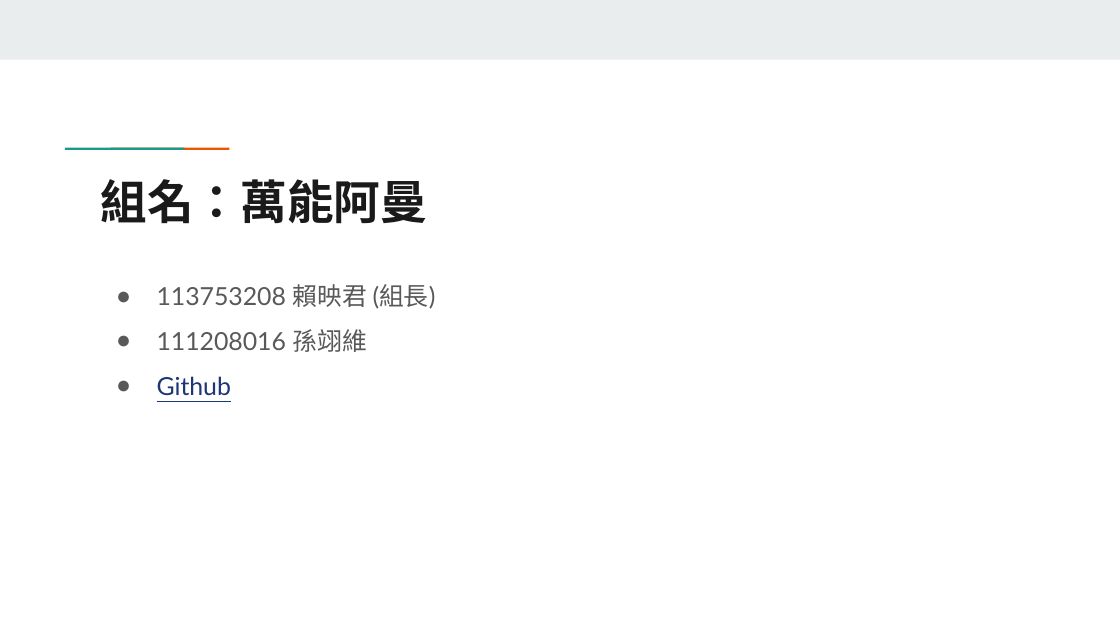
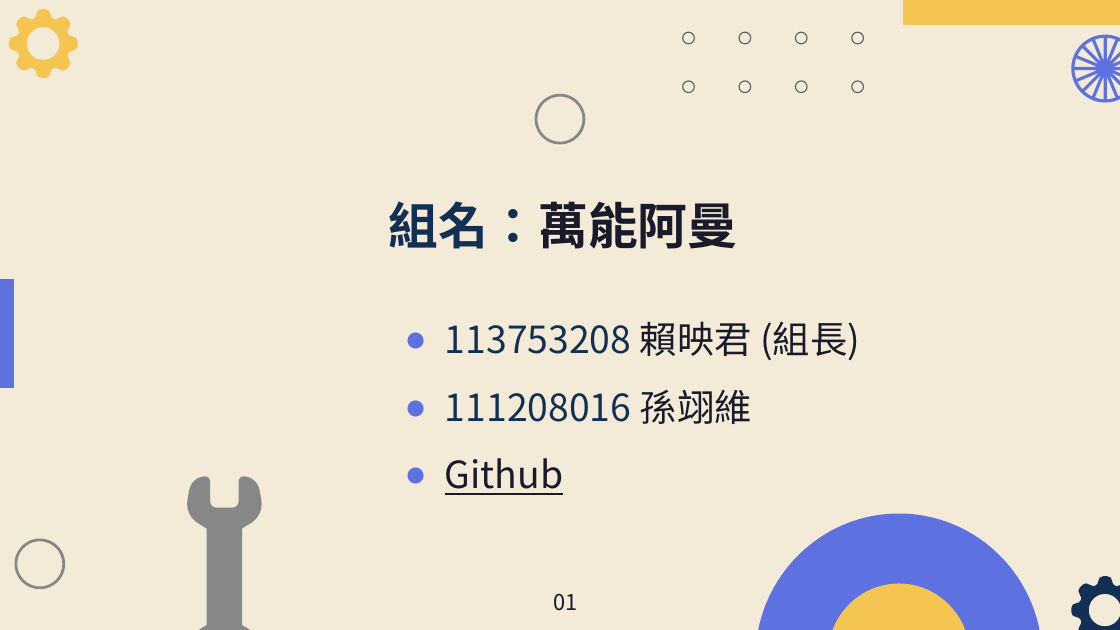
Before and after one commit to 2111518/Dormitory-repair-management-system, a slide deck: slide 2 of 期末報告.pptx. Drawn at 1120x630 pixels with LibreOffice and Linux fonts; fonts in the diff are those of the drawing. Boxes give left, top, right and bottom in pixels: in the first picture for what was removed or moved away, otherwise in the second. Text is boxed around its words. In the diff, an @@ line names an element or a change of style, - is before the commit and + after.

```diff
--- a/期末報告.pptx
+++ b/期末報告.pptx
@@ background #FFFFFF to #F3EBD8 @@
@@ rectangle removed at (0, 0, 1120, 59) @@
@@ freeform shape added at (9, 9, 77, 77), fill #F4C551 @@
@@ freeform shape added at (903, 0, 1120, 25), fill #F4C551 @@
@@ freeform shape added at (1072, 35, 1120, 103), fill #5D71E0 @@
@@ group added at (683, 32, 864, 92): 8 freeform shapes @@
@@ donut added at (534, 94, 585, 144), fill #878787 @@
@@ rectangle removed at (102, 146, 148, 151) @@
@@ rectangle removed at (147, 146, 193, 151) @@
@@ title "組名：萬能阿曼": place and size @@
-title "組名：萬能阿曼" at (101, 179, 428, 224)
+title "組名：萬能阿曼" at (389, 201, 738, 249)
@@ title "組名：萬能阿曼" at (389, 201, 738, 249): size 30 to 32 pt, font Manrope to Noto Sans CJK SC; text colour #1A1A1A to #123054, text colour #1A1A1A to #191A2A in "組名：萬能阿曼"; vertical alignment top to bottom @@
@@ freeform shape added at (0, 279, 13, 388), fill #5D71E0 @@
@@ subtitle "113753208 賴映君 (組長)": place and size @@
-subtitle "113753208 賴映君 (組長)" at (157, 284, 436, 395)
+subtitle "113753208 賴映君 (組長)" at (445, 321, 860, 424)
@@ subtitle "113753208 賴映君 (組長)" at (445, 321, 860, 424): size 16 to 24 pt, font Lato to Noto Sans CJK SC; text colour #595959 to #123054 in "113753208", "111208016"; text colour #595959 to #191A2A in "賴映君 (組長)", "孫翊維"; text colour #1C3678 to #191A2A in "Github"; bullet colour #595959 to #5D71E0 @@
@@ freeform shape added at (186, 476, 263, 630), fill #878787 @@
@@ donut added at (15, 539, 65, 589), fill #878787 @@
@@ freeform shape added at (756, 514, 1043, 630), fill #5D71E0 @@
@@ text added at (553, 593, 577, 611), 14 pt, text #191A2A @@
+01
@@ freeform shape added at (828, 584, 970, 630), fill #F4C551 @@
@@ freeform shape added at (1072, 576, 1120, 630), fill #123054 @@
```
Also in this commit, not shown: 10 other slides changed, 2 slides added, 4 slides removed.
